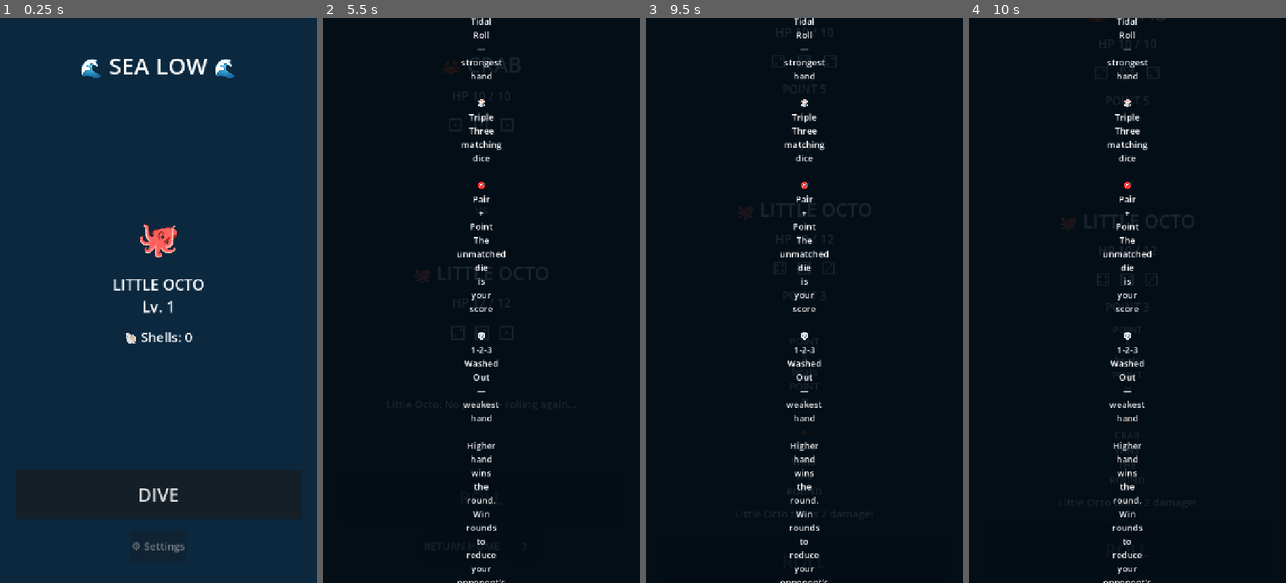
Above: before the commit, frames 1-4 (left to right).
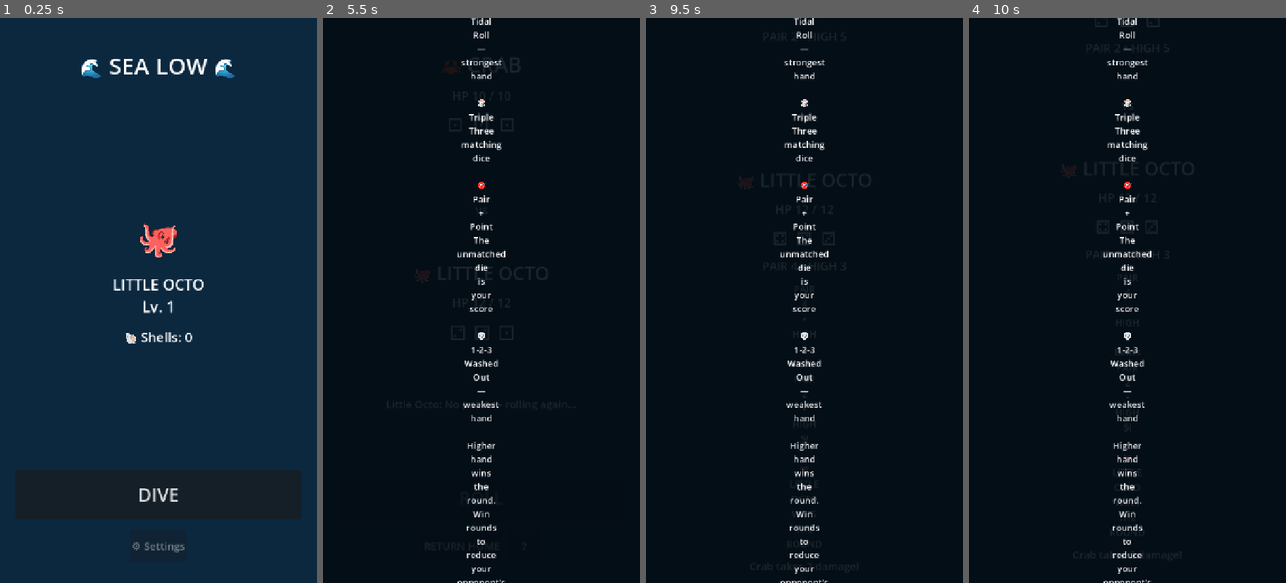
Above: after the commit, the same moments.

Repository: ShaferWebbConsulting/Sealow
Game: Godot game, scene res://scenes/main/MainMenu.tscn
Two runs of this game, one before a commit and one after it. Both use one fixed random seed, a clock stepped at 60 frames per second and the inputs below.
Inputs:
- Up to frame 1 (0.25 s): no input
- Up to frame 2 (5.5 s): click "DIVE" at 0.5 s; click "ROLL" at 1.25 s; click "?" at 2 s; click "?" at 2.75 s; click "?" at 3.5 s; click "RETURN HOME" at 4.25 s; tap Enter at 5 s
- Up to frame 3 (9.5 s): tap Space at 7.25, 8.75 s; tap Enter at 8 s
- Up to frame 4 (10 s): no input

Frames 1-2 are identical in both runs. In frame 3, 0.5% of the frame differs, in the area x 29-71%, y 2-88%; in frame 4, 0.5%, in the area x 29-71%, y 0-86%.

Commit message:
Fix Cee-Lo pair hand comparison to rank pair value before high die
Co-authored-by: webberic92 <36771546+webberic92@users.noreply.github.com>

Diff:
--- a/scripts/battle/battle_manager.gd
+++ b/scripts/battle/battle_manager.gd
@@ -226,7 +226,7 @@
 
 	if result == 1:
 		var damage: int = DiceRules.calculate_damage(octo_hand, crab_hand)
-		roll_result_label.text = "%s beats %s!\n\n🐙 LITTLE OCTO WINS THE ROUND" % [octo_hand.display_name, crab_hand.display_name]
+		roll_result_label.text = "%s\n\n🐙 LITTLE OCTO WINS THE ROUND" % _format_round_summary(octo_hand, crab_hand)
 		apply_damage_to_crab(damage)
 		state_label.text = "Crab takes %d damage!" % damage
 
@@ -235,7 +235,7 @@
 			return
 	else:
 		var damage: int = DiceRules.calculate_damage(crab_hand, octo_hand)
-		roll_result_label.text = "%s beats %s!\n\n🦀 CRAB WINS THE ROUND" % [crab_hand.display_name, octo_hand.display_name]
+		roll_result_label.text = "%s\n\n🦀 CRAB WINS THE ROUND" % _format_round_summary(crab_hand, octo_hand)
 		apply_damage_to_player(damage)
 		state_label.text = "Little Octo takes %d damage!" % damage
 
@@ -247,6 +247,17 @@
 	if exiting_scene or not is_inside_tree():
 		return
 	_start_next_round()
+
+
+## Builds the "X beats Y" summary shown above the round result. When both
+## hands are pair hands that share the same pair value, calls that out
+## explicitly before comparing the unmatched (high) die, since that's the
+## tiebreaker that actually decided the round.
+func _format_round_summary(winner_hand: DiceRules.DiceHand, loser_hand: DiceRules.DiceHand) -> String:
+	if winner_hand.hand_type == DiceRules.HandType.POINT and loser_hand.hand_type == DiceRules.HandType.POINT and winner_hand.pair_value == loser_hand.pair_value:
+		return "Both have PAIR %d\n\nHIGH %d beats HIGH %d!" % [winner_hand.pair_value, winner_hand.point_value, loser_hand.point_value]
+
+	return "%s beats %s!" % [winner_hand.display_name, loser_hand.display_name]
 
 
 func _start_next_round() -> void:
--- a/scripts/battle/dice_rules.gd
+++ b/scripts/battle/dice_rules.gd
@@ -13,7 +13,7 @@
 enum HandType {
 	NO_POINT, ## Non-scoring roll. Should never survive to comparison; auto-rerolled.
 	WASHED_OUT, ## 1-2-3, weakest scoring hand.
-	POINT, ## Pair + unmatched die. point_value holds the unmatched die (1-6).
+	POINT, ## Pair + unmatched die. pair_value holds the pair, point_value holds the unmatched die (1-6).
 	TRIPLE, ## Three matching dice. point_value holds the triple's face value (1-6).
 	TIDAL_ROLL, ## 4-5-6, strongest possible hand.
 }
@@ -23,12 +23,17 @@
 ## Result of evaluating a single three-dice roll.
 class DiceHand:
 	var hand_type: int
+	## For POINT hands, the value of the matching pair (1-6). Ranked before
+	## point_value so e.g. PAIR 3 always beats PAIR 1 regardless of the
+	## unmatched die. Unused (left at -1) for non-POINT hand types.
+	var pair_value: int
 	var point_value: int
 	var dice_values: Array[int]
 	var display_name: String
 
-	func _init(p_hand_type: int, p_point_value: int, p_dice_values: Array[int], p_display_name: String) -> void:
+	func _init(p_hand_type: int, p_point_value: int, p_dice_values: Array[int], p_display_name: String, p_pair_value: int = -1) -> void:
 		hand_type = p_hand_type
+		pair_value = p_pair_value
 		point_value = p_point_value
 		dice_values = p_dice_values
 		display_name = p_display_name
@@ -59,22 +64,26 @@
 		return DiceHand.new(HandType.TRIPLE, triple_value, sorted_dice, "TRIPLE %d" % triple_value)
 
 	if sorted_dice[0] == sorted_dice[1]:
+		var pair: int = sorted_dice[0]
 		var point: int = sorted_dice[2]
-		return DiceHand.new(HandType.POINT, point, sorted_dice, "POINT %d" % point)
+		return DiceHand.new(HandType.POINT, point, sorted_dice, "PAIR %d • HIGH %d" % [pair, point], pair)
 
 	if sorted_dice[1] == sorted_dice[2]:
+		var pair_val: int = sorted_dice[1]
 		var point_val: int = sorted_dice[0]
-		return DiceHand.new(HandType.POINT, point_val, sorted_dice, "POINT %d" % point_val)
+		return DiceHand.new(HandType.POINT, point_val, sorted_dice, "PAIR %d • HIGH %d" % [pair_val, point_val], pair_val)
 
 	return DiceHand.new(HandType.NO_POINT, -1, sorted_dice, "NO POINT")
 
 
 ## Builds the safety-fallback hand used when MAX_REROLLS is exhausted without
-## a scoring hand. Treats the highest die rolled as the point so the round
-## can still resolve. Should almost never be needed in practice.
+## a scoring hand. Treats the two highest dice as a pseudo-pair (using the
+## higher value as both pair and point) so the round can still resolve using
+## the same pair-first comparison as a real POINT hand. Should almost never
+## be needed in practice.
 static func fallback_hand(no_point_hand: DiceHand) -> DiceHand:
 	var highest: int = no_point_hand.dice_values.max()
-	return DiceHand.new(HandType.POINT, highest, no_point_hand.dice_values, "POINT %d" % highest)
+	return DiceHand.new(HandType.POINT, highest, no_point_hand.dice_values, "PAIR %d • HIGH %d" % [highest, highest], highest)
 
 
 ## Compares two evaluated hands.
@@ -82,6 +91,12 @@
 static func compare_hands(player_hand: DiceHand, enemy_hand: DiceHand) -> int:
 	if player_hand.hand_type != enemy_hand.hand_type:
 		return 1 if player_hand.hand_type > enemy_hand.hand_type else -1
+
+	# Pair hands must be ranked by pair value first, and only fall back to
+	# the unmatched die (point_value) as a tiebreaker when both pairs match.
+	if player_hand.hand_type == HandType.POINT:
+		if player_hand.pair_value != enemy_hand.pair_value:
+			return 1 if player_hand.pair_value > enemy_hand.pair_value else -1
 
 	if player_hand.point_value != enemy_hand.point_value:
 		return 1 if player_hand.point_value > enemy_hand.point_value else -1
--- /dev/null
+++ b/tests/test_dice_rules.gd
@@ -0,0 +1,94 @@
+extends SceneTree
+## Lightweight headless test runner for DiceRules hand evaluation/comparison.
+##
+## Run with:
+##   godot --headless --script tests/test_dice_rules.gd
+##
+## Exits with code 0 if all assertions pass, 1 otherwise.
+
+const DiceRules = preload("res://scripts/battle/dice_rules.gd")
+
+var failures: int = 0
+var checks: int = 0
+
+
+func _initialize() -> void:
+	_test_pair_beats_pair_by_pair_value()
+	_test_pair_vs_pair_reverse()
+	_test_pair_high_die_tiebreak()
+	_test_pair_high_die_tiebreak_reverse()
+	_test_pair_tie()
+	_test_triple_beats_pair()
+	_test_evaluate_hand_preserves_pair_and_point()
+
+	if failures > 0:
+		print("FAILED: %d/%d checks failed" % [failures, checks])
+		quit(1)
+	else:
+		print("PASSED: %d/%d checks" % [checks, checks])
+		quit(0)
+
+
+func _assert_eq(actual, expected, message: String) -> void:
+	checks += 1
+	if actual != expected:
+		failures += 1
+		print("FAIL: %s (expected %s, got %s)" % [message, str(expected), str(actual)])
+
+
+## [1,1,3] loses to [3,3,2] -- pair value must outrank the unmatched die.
+func _test_pair_beats_pair_by_pair_value() -> void:
+	var a: DiceRules.DiceHand = DiceRules.evaluate_hand([1, 1, 3])
+	var b: DiceRules.DiceHand = DiceRules.evaluate_hand([3, 3, 2])
+	_assert_eq(DiceRules.compare_hands(a, b), -1, "[1,1,3] should lose to [3,3,2]")
+
+
+func _test_pair_vs_pair_reverse() -> void:
+	var a: DiceRules.DiceHand = DiceRules.evaluate_hand([2, 2, 6])
+	var b: DiceRules.DiceHand = DiceRules.evaluate_hand([5, 5, 1])
+	_assert_eq(DiceRules.compare_hands(a, b), -1, "[2,2,6] should lose to [5,5,1]")
+
+
+## [6,6,1] beats [5,5,6] -- higher pair wins even against a higher high die.
+func _test_pair_high_die_tiebreak() -> void:
+	var a: DiceRules.DiceHand = DiceRules.evaluate_hand([6, 6, 1])
+	var b: DiceRules.DiceHand = DiceRules.evaluate_hand([5, 5, 6])
+	_assert_eq(DiceRules.compare_hands(a, b), 1, "[6,6,1] should beat [5,5,6]")
+
+
+## [3,3,2] loses to [3,3,5] -- same pair, so the unmatched die decides.
+func _test_pair_high_die_tiebreak_reverse() -> void:
+	var a: DiceRules.DiceHand = DiceRules.evaluate_hand([3, 3, 2])
+	var b: DiceRules.DiceHand = DiceRules.evaluate_hand([3, 3, 5])
+	_assert_eq(DiceRules.compare_hands(a, b), -1, "[3,3,2] should lose to [3,3,5]")
+
+	var c: DiceRules.DiceHand = DiceRules.evaluate_hand([4, 4, 6])
+	var d: DiceRules.DiceHand = DiceRules.evaluate_hand([4, 4, 2])
+	_assert_eq(DiceRules.compare_hands(c, d), 1, "[4,4,6] should beat [4,4,2]")
+
+
+## [4,4,6] ties [4,4,6] -- identical pair and identical high die is a tie.
+func _test_pair_tie() -> void:
+	var a: DiceRules.DiceHand = DiceRules.evaluate_hand([4, 4, 6])
+	var b: DiceRules.DiceHand = DiceRules.evaluate_hand([4, 4, 6])
+	_assert_eq(DiceRules.compare_hands(a, b), 0, "[4,4,6] should tie [4,4,6]")
+
+	var c: DiceRules.DiceHand = DiceRules.evaluate_hand([5, 5, 3])
+	var d: DiceRules.DiceHand = DiceRules.evaluate_hand([5, 5, 3])
+	_assert_eq(DiceRules.compare_hands(c, d), 0, "[5,5,3] should tie [5,5,3]")
+
+
+func _test_triple_beats_pair() -> void:
+	var a: DiceRules.DiceHand = DiceRules.evaluate_hand([2, 2, 2])
+	var b: DiceRules.DiceHand = DiceRules.evaluate_hand([6, 6, 5])
+	_assert_eq(DiceRules.compare_hands(a, b), 1, "TRIPLE 2 should beat PAIR 6")
+
+
+func _test_evaluate_hand_preserves_pair_and_point() -> void:
+	var hand: DiceRules.DiceHand = DiceRules.evaluate_hand([1, 1, 3])
+	_assert_eq(hand.pair_value, 1, "[1,1,3] pair_value should be 1")
+	_assert_eq(hand.point_value, 3, "[1,1,3] point_value should be 3")
+
+	var hand2: DiceRules.DiceHand = DiceRules.evaluate_hand([3, 3, 2])
+	_assert_eq(hand2.pair_value, 3, "[3,3,2] pair_value should be 3")
+	_assert_eq(hand2.point_value, 2, "[3,3,2] point_value should be 2")
Not shown, changed: README.md
